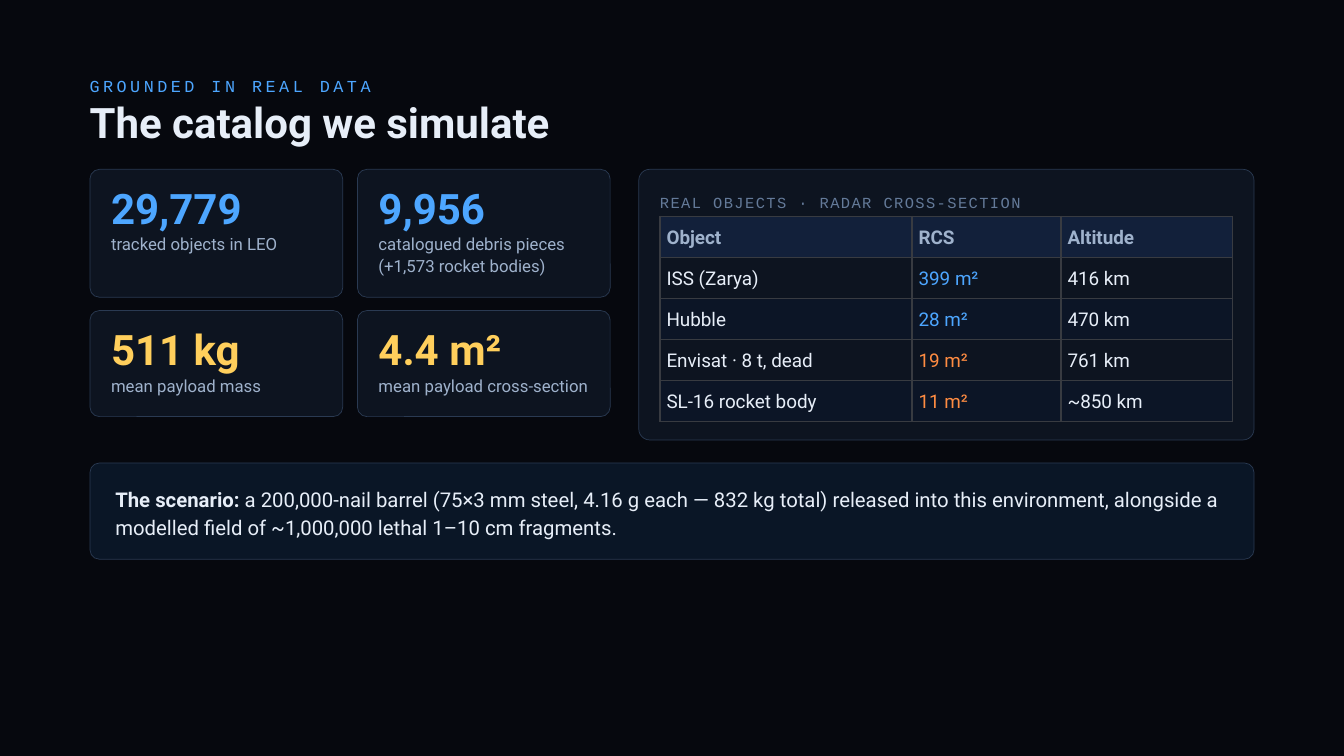
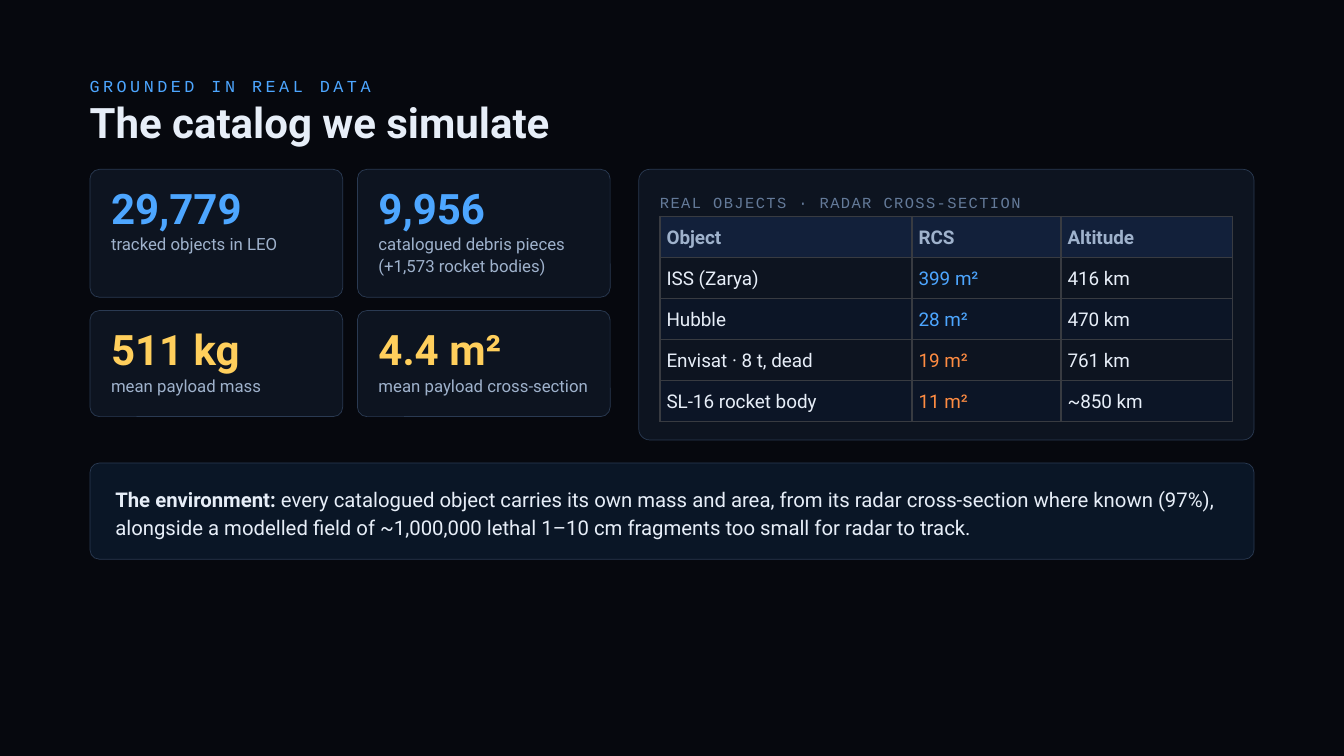
Before and after one commit to TimKadyrov/DebrisCascade, a slide deck: slide 4 of Barrel of Nails — Kessler Study.pptx. Drawn at 1344x756 pixels with LibreOffice and Linux fonts; fonts in the diff are those of the drawing. Boxes give left, top, right and bottom in pixels: in the first picture for what was removed or moved away, otherwise in the second. Text is boxed around its words. In the diff, an @@ line names an element or a change of style, - is before the commit and + after.

```diff
--- a/Barrel of Nails — Kessler Study.pptx
+++ b/Barrel of Nails — Kessler Study.pptx
@@ text at [115, 491, 1214, 540]: text changed @@
-The scenario: a 200,000-nail barrel (75×3 mm steel, 4.16 g each — 832 kg total) released into this environment, alongside a modelled field of ~1,000,000 lethal 1–10 cm fragments.
+The environment: every catalogued object carries its own mass and area, from its radar cross-section where known (97%), alongside a modelled field of ~1,000,000 lethal 1–10 cm fragments too small for radar to track.
```
Also in this commit, not shown: 11 other slides changed, 6 other files.
